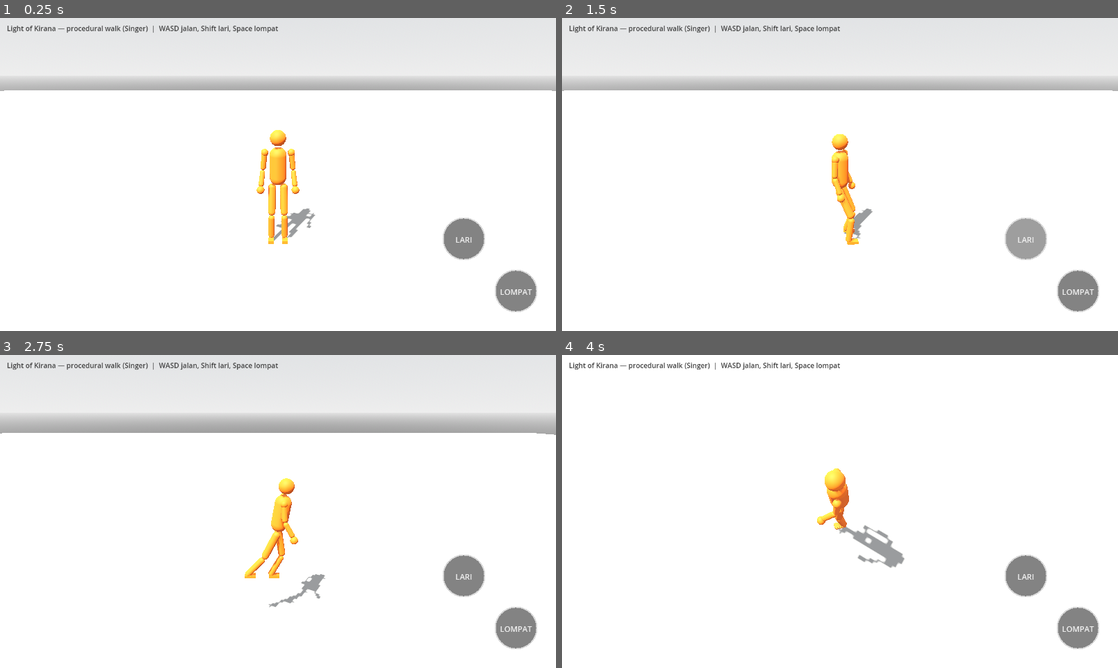
Above: before the commit, frames 1-4 (two rows, left to right).
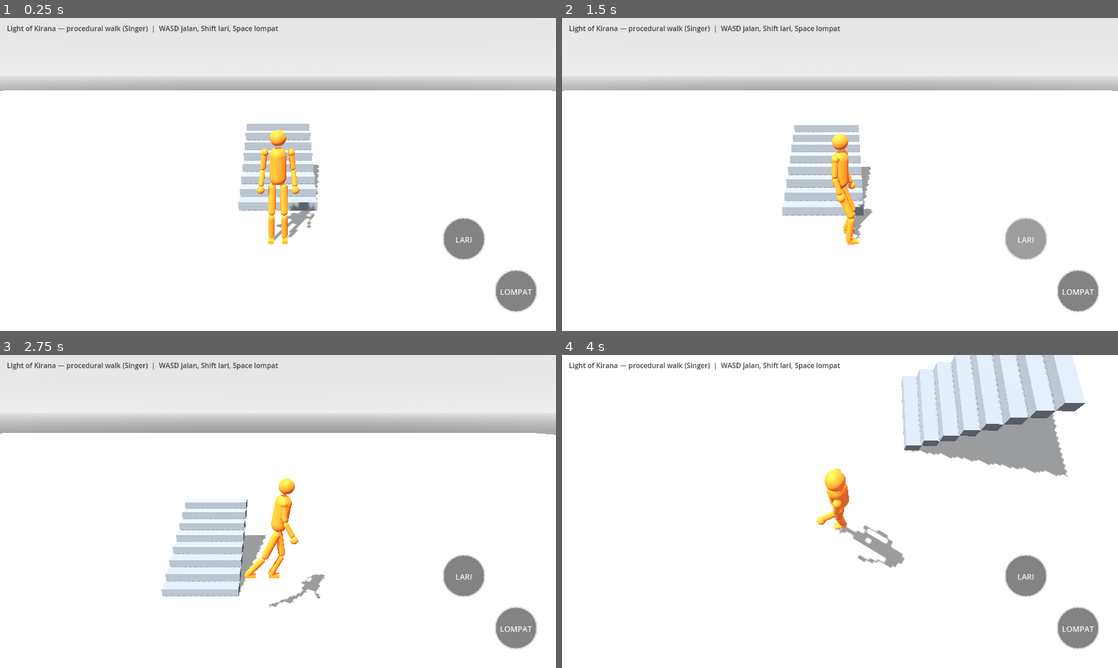
Above: after the commit, the same moments.

Repository: bagus123triga/light-of-kirana
Game: Godot game, scene res://scenes/main.tscn
Two runs of this game, one before a commit and one after it. Both use one fixed random seed, a clock stepped at 60 frames per second and the inputs below.
Inputs (mouse positions are in pixels of both pictures, inside the frame that each line leads up to):
- Up to frame 1 (0.25 s): no input
- Up to frame 2 (1.5 s): tap Enter at 0.5 s; drag from (617, 271) to (895, 105) at 0.52 s; drag from (1023, 240) to (812, 237) at 1.27 s
- Up to frame 3 (2.75 s): move the mouse to (517, 627) at 2.02 s; hold D from 2.03 s (still down); hold Shift from 2.03 s (still down); click (517, 627) at 2.17 s
- Up to frame 4 (4 s): release D at 2.75 s; release Shift at 2.75 s; drag from (812, 574) to (673, 464) at 2.77 s; move the mouse to (1006, 558) at 3.52 s; hold A from 3.53 s (still down); hold Shift from 3.53 s (still down); tap Space at 3.77 s

The runs differ from the first frame. In frame 1, 1.9% of the frame differs, in the area x 42-58%, y 33-62%; in frame 2, 2.3%; in frame 3, 3.0%; in frame 4, 9.9%, in the area x 61-95%, y 0-39%.

Commit message:
Add visible stairs with invisible ramp collision

Diff:
--- a/scripts/main.gd
+++ b/scripts/main.gd
@@ -26,6 +26,7 @@
 
 func _ready() -> void:
 	_build_world()
+	_build_stairs()
 	_build_humanoid()
 	_build_camera()
 	_build_ui()
@@ -83,6 +84,67 @@
 	ground_shape.shape = box
 	ground_shape.position = Vector3(0, -0.5, 0)
 	ground_body.add_child(ground_shape)
+
+
+func _build_stairs() -> void:
+	# Visible modular steps; the character collides with one hidden wedge
+	# underneath them, never with the individual stair risers.
+	var stairs := Node3D.new()
+	stairs.name = "Stairs"
+	stairs.position = Vector3(0, 0, -1.0)
+	add_child(stairs)
+
+	const STEP_COUNT := 8
+	const STEP_RISE := 0.18
+	const STEP_DEPTH := 0.28
+	const STAIR_WIDTH := 1.6
+	const STAIR_LENGTH := STEP_COUNT * STEP_DEPTH
+	const TOTAL_HEIGHT := STEP_COUNT * STEP_RISE
+
+	var stone := _grey_material(Color(0.38, 0.40, 0.43))
+	for i in STEP_COUNT:
+		var step := MeshInstance3D.new()
+		step.name = "Step_%02d" % (i + 1)
+		var mesh := BoxMesh.new()
+		mesh.size = Vector3(STAIR_WIDTH, STEP_RISE, STEP_DEPTH)
+		step.mesh = mesh
+		step.material_override = stone
+		step.position = Vector3(0, (float(i) + 0.5) * STEP_RISE, -(float(i) + 0.5) * STEP_DEPTH)
+		stairs.add_child(step)
+
+	# A single convex wedge provides a continuous walkable surface.
+	# Its slope is ~33 degrees, below the humanoid's 45-degree floor limit.
+	var ramp_body := StaticBody3D.new()
+	ramp_body.name = "InvisibleRamp"
+	ramp_body.collision_layer = 1
+	ramp_body.collision_mask = 0
+	stairs.add_child(ramp_body)
+
+	var ramp_shape := CollisionShape3D.new()
+	var wedge := ConvexPolygonShape3D.new()
+	wedge.points = PackedVector3Array([
+		Vector3(-STAIR_WIDTH * 0.5, 0.0, 0.0),
+		Vector3(STAIR_WIDTH * 0.5, 0.0, 0.0),
+		Vector3(-STAIR_WIDTH * 0.5, 0.0, -STAIR_LENGTH),
+		Vector3(STAIR_WIDTH * 0.5, 0.0, -STAIR_LENGTH),
+		Vector3(-STAIR_WIDTH * 0.5, TOTAL_HEIGHT, -STAIR_LENGTH),
+		Vector3(STAIR_WIDTH * 0.5, TOTAL_HEIGHT, -STAIR_LENGTH)
+	])
+	ramp_shape.shape = wedge
+	ramp_body.add_child(ramp_shape)
+
+	# Flat landing at the top so the player can leave the ramp smoothly.
+	var landing_body := StaticBody3D.new()
+	landing_body.name = "TopLanding"
+	landing_body.collision_layer = 1
+	landing_body.collision_mask = 0
+	landing_body.position = Vector3(0, TOTAL_HEIGHT - 0.05, -STAIR_LENGTH - 0.30)
+	stairs.add_child(landing_body)
+	var landing_shape := CollisionShape3D.new()
+	var landing_box := BoxShape3D.new()
+	landing_box.size = Vector3(STAIR_WIDTH, 0.1, 0.6)
+	landing_shape.shape = landing_box
+	landing_body.add_child(landing_shape)
 
 
 func _build_humanoid() -> void:
